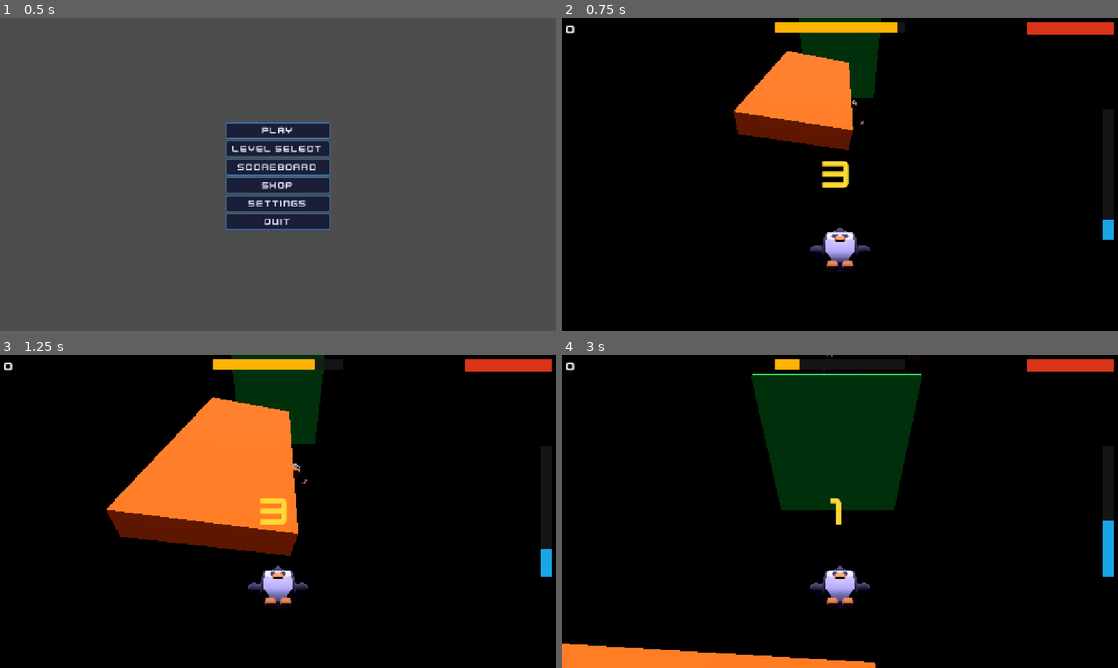
Above: before the commit, frames 1-4 (two rows, left to right).
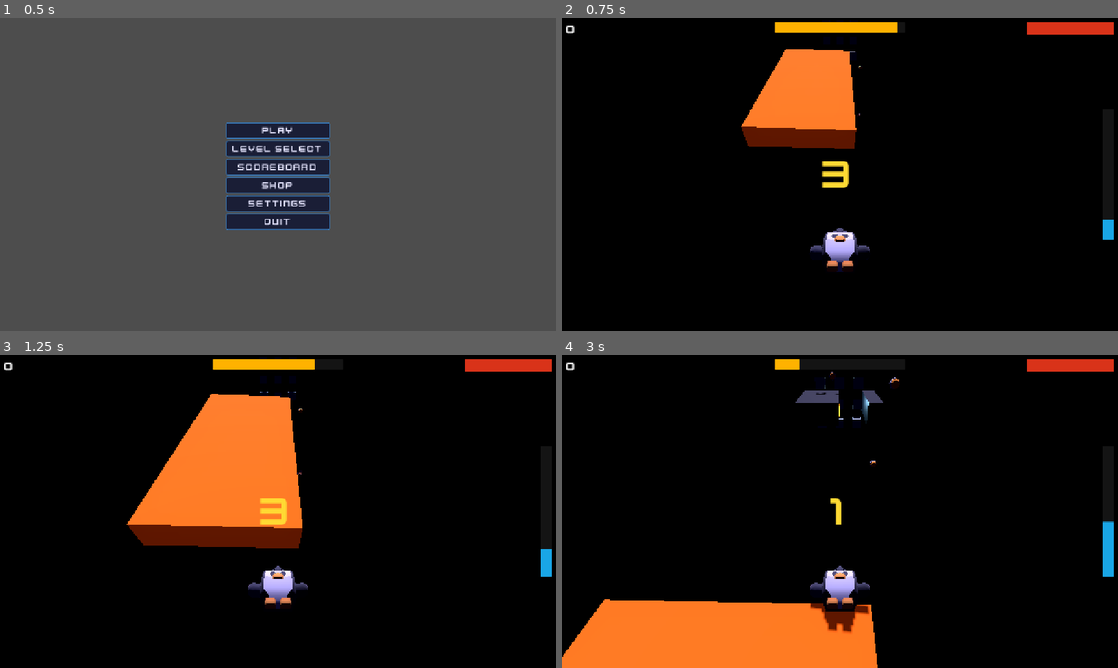
Above: after the commit, the same moments.

Repository: Dinozor/space-jumper
Game: Godot game, scene res://game/main/main.tscn
The game is run twice, just before and just after one commit, with the same random seed, the same clock (stepped at 60 frames per second) and the same inputs.
Inputs (mouse positions are in pixels of both pictures, inside the frame that each line leads up to):
- Up to frame 1 (0.5 s): no input
- Up to frame 2 (0.75 s): click "Play" at 0.5 s
- Up to frame 3 (1.25 s): no input
- Up to frame 4 (3 s): tap Enter at 1.25 s; move the mouse to (962, 495) at 1.27 s; hold D (move_right) 1.28-2.03 s; click (962, 495) at 1.35 s; tap Space (jump) at 1.52, 2.27 s; move the mouse to (728, 527) at 2.02 s; hold S (move_back) 2.03-2.78 s; click (728, 527) at 2.1 s; move the mouse to (895, 442) at 2.77 s; hold D (move_right) from 2.78 s (still down); click (895, 442) at 2.85 s

Frame 1 is identical in both runs. In frame 2, 3.1% of the frame differs, in the area x 30-58%, y 0-43%; in frame 3, 5.0%; in frame 4, 20%, in the area x 0-100%, y 0-100%.

Commit message:
level: replace test levels with exploded-station arc (6 levels)

Diff:
--- /dev/null
+++ b/resources/levels/bridge.tres
@@ -0,0 +1,16 @@
+[gd_resource type="Resource" script_class="LevelData" format=3]
+
+[ext_resource type="Script" uid="uid://poq7ts01dtmv" path="res://core/models/level_data.gd" id="Script_LevelData"]
+
+[resource]
+script = ExtResource("Script_LevelData")
+level_id = 3
+display_name = "Bridge"
+debris_theme = "Generic"
+environment_theme = "Space"
+station_escape_speed = 11.0
+drag = 0.45
+corridor_radius = 10.0
+has_cable_ending = true
+level_reward = 200
+metadata/_custom_type_script = "uid://poq7ts01dtmv"
--- a/resources/levels/level_02.tres
+++ b/resources/levels/cargo_bay.tres
@@ -4,13 +4,13 @@
 
 [resource]
 script = ExtResource("Script_LevelData")
-level_id = 2
-display_name = "Orbital Decay"
-debris_theme = "Random"
-environment_theme = "Random"
-station_escape_speed = 14.0
-drag = 0.2
-corridor_radius = 12.0
-has_cable_ending = false
-level_reward = 250
+level_id = 1
+display_name = "Cargo Bay"
+debris_theme = "Generic"
+environment_theme = "Space"
+station_escape_speed = 7.0
+drag = 0.35
+corridor_radius = 10.0
+has_cable_ending = true
+level_reward = 100
 metadata/_custom_type_script = "uid://poq7ts01dtmv"
--- /dev/null
+++ b/resources/levels/command_deck.tres
@@ -0,0 +1,16 @@
+[gd_resource type="Resource" script_class="LevelData" format=3]
+
+[ext_resource type="Script" uid="uid://poq7ts01dtmv" path="res://core/models/level_data.gd" id="Script_LevelData"]
+
+[resource]
+script = ExtResource("Script_LevelData")
+level_id = 4
+display_name = "Command Deck"
+debris_theme = "Generic"
+environment_theme = "Space"
+station_escape_speed = 13.0
+drag = 0.5
+corridor_radius = 10.0
+has_cable_ending = true
+level_reward = 250
+metadata/_custom_type_script = "uid://poq7ts01dtmv"
--- /dev/null
+++ b/resources/levels/enemy_ship.tres
@@ -0,0 +1,17 @@
+[gd_resource type="Resource" script_class="LevelData" format=3]
+
+[ext_resource type="Script" uid="uid://poq7ts01dtmv" path="res://core/models/level_data.gd" id="Script_LevelData"]
+
+[resource]
+script = ExtResource("Script_LevelData")
+level_id = 6
+display_name = "Enemy Ship"
+debris_theme = "Generic"
+environment_theme = "Space"
+station_escape_speed = 12.0
+drag = 0.4
+corridor_radius = 10.0
+has_boss = true
+has_cable_ending = false
+level_reward = 500
+metadata/_custom_type_script = "uid://poq7ts01dtmv"
--- /dev/null
+++ b/resources/levels/hull_section.tres
@@ -0,0 +1,16 @@
+[gd_resource type="Resource" script_class="LevelData" format=3]
+
+[ext_resource type="Script" uid="uid://poq7ts01dtmv" path="res://core/models/level_data.gd" id="Script_LevelData"]
+
+[resource]
+script = ExtResource("Script_LevelData")
+level_id = 5
+display_name = "Hull Section"
+debris_theme = "Generic"
+environment_theme = "Space"
+station_escape_speed = 15.0
+drag = 0.55
+corridor_radius = 10.0
+has_cable_ending = true
+level_reward = 300
+metadata/_custom_type_script = "uid://poq7ts01dtmv"
--- a/resources/levels/level_training.tres
+++ /dev/null
@@ -1,18 +0,0 @@
-[gd_resource type="Resource" script_class="LevelData" format=3 uid="uid://dys6ma32uvqxu"]
-
-[ext_resource type="Script" uid="uid://poq7ts01dtmv" path="res://core/models/level_data.gd" id="Script_LevelData"]
-[ext_resource type="Resource" path="res://resources/spawn_tables/training.tres" id="SpawnTable_Training"]
-
-[resource]
-script = ExtResource("Script_LevelData")
-level_id = 0
-display_name = "Training Grounds"
-debris_theme = "Walls"
-environment_theme = "Training"
-station_escape_speed = 4.0
-drag = 0.05
-corridor_radius = 8.0
-has_cable_ending = false
-level_reward = 50
-spawn_table = ExtResource("SpawnTable_Training")
-metadata/_custom_type_script = "uid://poq7ts01dtmv"
--- /dev/null
+++ b/resources/levels/reactor_core.tres
@@ -0,0 +1,16 @@
+[gd_resource type="Resource" script_class="LevelData" format=3]
+
+[ext_resource type="Script" uid="uid://poq7ts01dtmv" path="res://core/models/level_data.gd" id="Script_LevelData"]
+
+[resource]
+script = ExtResource("Script_LevelData")
+level_id = 2
+display_name = "Reactor Core"
+debris_theme = "Generic"
+environment_theme = "Space"
+station_escape_speed = 9.0
+drag = 0.4
+corridor_radius = 10.0
+has_cable_ending = true
+level_reward = 150
+metadata/_custom_type_script = "uid://poq7ts01dtmv"
--- a/resources/levels/test_level.tres
+++ /dev/null
@@ -1,28 +0,0 @@
-[gd_resource type="Resource" script_class="LevelData" format=3 uid="uid://dpclodx8jecwh"]
-
-[ext_resource type="PackedScene" path="res://game/objects/debris_checkpoint.tscn" id="Scene_Checkpoint"]
-[ext_resource type="Script" uid="uid://poq7ts01dtmv" path="res://core/models/level_data.gd" id="Script_LevelData"]
-[ext_resource type="Script" uid="uid://dpuyhtmvryy0i" path="res://core/models/level_section.gd" id="Script_LevelSection"]
-[ext_resource type="Script" uid="uid://br8vtliyn2oh3" path="res://core/models/pattern_entry.gd" id="Script_PatternEntry"]
-
-[sub_resource type="Resource" id="Entry_Checkpoint"]
-script = ExtResource("Script_PatternEntry")
-scene = ExtResource("Scene_Checkpoint")
-
-[sub_resource type="Resource" id="Section_Mid"]
-script = ExtResource("Script_LevelSection")
-spawn_y = 35.0
-entries = Array[ExtResource("Script_PatternEntry")]([SubResource("Entry_Checkpoint")])
-
-[resource]
-script = ExtResource("Script_LevelData")
-level_id = 1
-display_name = "Test level"
-debris_theme = "Random"
-environment_theme = "Random"
-station_escape_speed = 8.0
-drag = 0.4
-corridor_radius = 12.0
-sections = Array[ExtResource("Script_LevelSection")]([SubResource("Section_Mid")])
-has_cable_ending = true
-metadata/_custom_type_script = "uid://poq7ts01dtmv"
